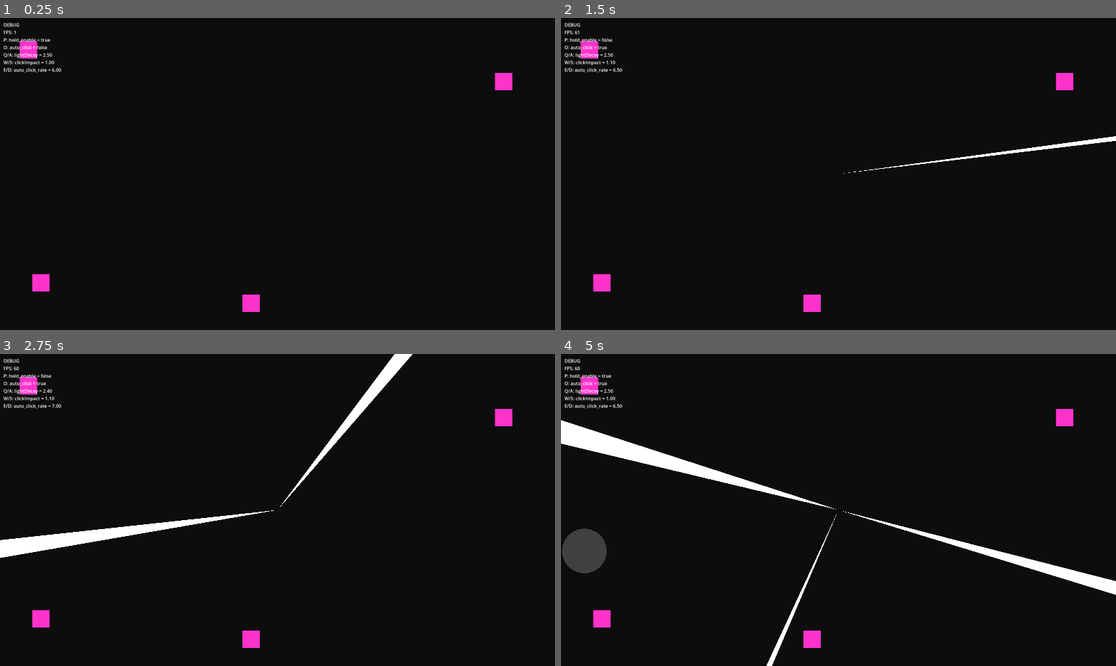
Above: before the commit, frames 1-4 (two rows, left to right).
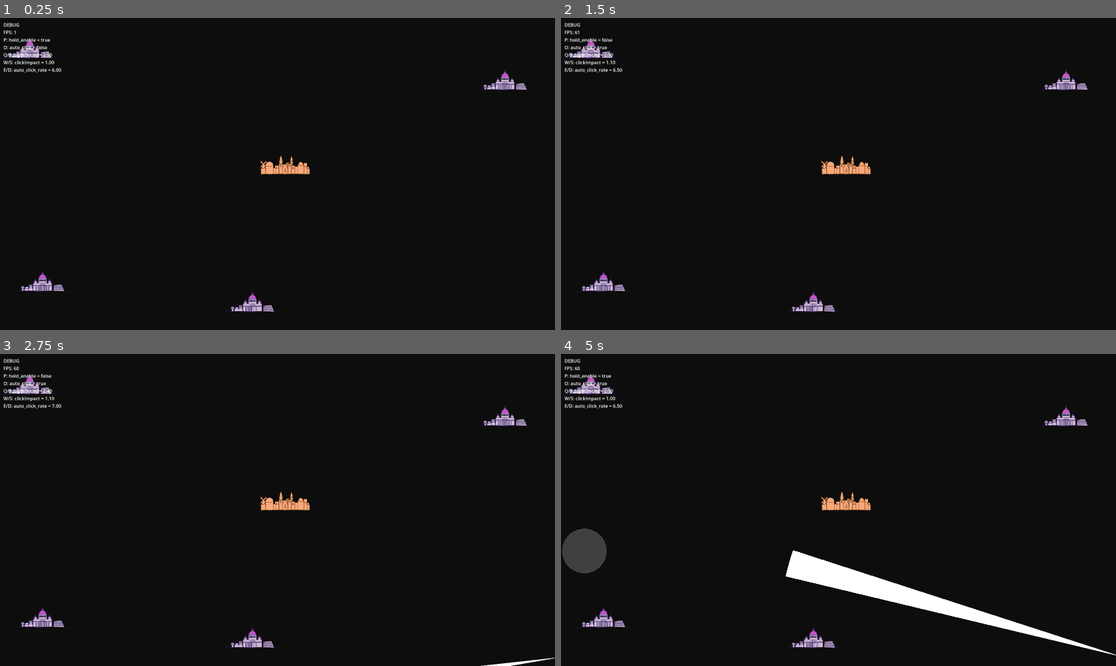
Above: after the commit, the same moments.

Repository: amirblum/OrHaolam-JLM2025
Game: Godot game, scene res://scenes/main/Main.tscn
Two runs of this game, one before a commit and one after it. Both use one fixed random seed, a clock stepped at 60 frames per second and the inputs below.
Inputs (mouse positions are in pixels of both pictures, inside the frame that each line leads up to):
- Up to frame 1 (0.25 s): no input
- Up to frame 2 (1.5 s): tap Enter at 0.5 s; move the mouse to (960, 158) at 0.52 s; hold D 0.53-1.28 s; tap P at 0.6 s; click (960, 158) at 0.67 s; tap Space at 0.77 s; move the mouse to (727, 189) at 1.27 s; hold S from 1.28 s (still down); tap O at 1.35 s
- Up to frame 3 (2.75 s): tap Space at 1.52 s; move the mouse to (333, 441) at 2.02 s; release S at 2.03 s; hold D from 2.03 s (still down); tap Q at 2.1 s
- Up to frame 4 (5 s): move the mouse to (810, 572) at 2.77 s; release D at 2.78 s; hold W 2.78-3.53 s; tap E at 2.85 s; click (810, 572) at 2.92 s; tap Space at 3.02, 3.77, 4.52 s; move the mouse to (1005, 556) at 3.52 s; hold A from 3.53 s (still down); tap T at 3.6 s; move the mouse to (672, 463) at 4.27 s; tap P at 4.35 s

The runs differ from the first frame. In frame 1, 1.4% of the frame differs, in the area x 0-96%, y 6-95%; in frame 2, 1.8%; in frame 3, 3.8%; in frame 4, 7.5%, in the area x 0-100%, y 6-100%.
Error after the commit: Invalid assignment of property or key 'color' with value of type 'Color' on a base object of type 'null instance'. (res://scenes/city/City.gd:45)

Commit message:
Added art assets to scenes

Diff:
--- a/scenes/city/City.tscn
+++ b/scenes/city/City.tscn
@@ -1,21 +1,11 @@
-[gd_scene load_steps=2 format=3 uid="uid://d3s05mucicfji"]
+[gd_scene load_steps=3 format=3 uid="uid://d3s05mucicfji"]
 
 [ext_resource type="Script" uid="uid://dmm8n0jgou47a" path="res://scenes/city/City.gd" id="1_city"]
+[ext_resource type="Texture2D" uid="uid://4tet7ny5n4n8" path="res://assets/mockups/rome_dark.png" id="2_4an6f"]
 
 [node name="City" type="Node2D"]
 script = ExtResource("1_city")
 
-[node name="Visual" type="ColorRect" parent="."]
-anchors_preset = 8
-anchor_left = 0.5
-anchor_top = 0.5
-anchor_right = 0.5
-anchor_bottom = 0.5
-offset_left = -30.0
-offset_top = -30.0
-offset_right = -10.0
-offset_bottom = -10.0
-grow_horizontal = 2
-grow_vertical = 2
-scale = Vector2(3, 3)
-color = Color(0.2, 0.2, 0.8, 1)
+[node name="Sprite2D" type="Sprite2D" parent="."]
+scale = Vector2(0.85, 0.85)
+texture = ExtResource("2_4an6f")
--- a/scenes/main/Main.tscn
+++ b/scenes/main/Main.tscn
@@ -9,6 +9,7 @@
 DEBUG = true
 
 [node name="Player" parent="." instance=ExtResource("2_player")]
+position = Vector2(984, 509)
 clickImpact = 1.0
 minClickDist = 4.0
 lightDecay = 2.5
--- a/scenes/person/Person.tscn
+++ b/scenes/person/Person.tscn
@@ -1,22 +1,13 @@
-[gd_scene load_steps=2 format=3 uid="uid://u5xrqfthhtgo"]
+[gd_scene load_steps=3 format=3 uid="uid://u5xrqfthhtgo"]
 
 [ext_resource type="Script" uid="uid://buhe673o0scuc" path="res://scenes/person/Person.gd" id="1_person"]
+[ext_resource type="Texture2D" uid="uid://l422o44kroh1" path="res://assets/mockups/person_dark.png" id="2_8slcl"]
 
 [node name="Person" type="Node2D"]
 script = ExtResource("1_person")
 drunkness = 1.0
 
-[node name="Visual" type="ColorRect" parent="."]
-anchors_preset = 8
-anchor_left = 0.5
-anchor_top = 0.5
-anchor_right = 0.5
-anchor_bottom = 0.5
-offset_left = -5.0
-offset_top = -20.0
-offset_right = 5.0
-offset_bottom = -10.0
-grow_horizontal = 2
-grow_vertical = 2
-scale = Vector2(1, 2)
-color = Color(0.2, 0.2, 0.8, 1)
+[node name="Sprite2D" type="Sprite2D" parent="."]
+position = Vector2(0, -11)
+scale = Vector2(0.265, 0.265)
+texture = ExtResource("2_8slcl")
--- a/scenes/player/Player.tscn
+++ b/scenes/player/Player.tscn
@@ -1,6 +1,10 @@
-[gd_scene load_steps=2 format=3 uid="uid://bva5bjssw887x"]
+[gd_scene load_steps=3 format=3 uid="uid://bva5bjssw887x"]
 
 [ext_resource type="Script" uid="uid://c61wnvlgekmxp" path="res://scenes/player/Player.gd" id="1_player"]
+[ext_resource type="Texture2D" uid="uid://b38o3w1rxwl32" path="res://assets/mockups/jerusalem.png" id="2_gfjak"]
 
 [node name="Player" type="Node2D"]
 script = ExtResource("1_player")
+
+[node name="Sprite2D" type="Sprite2D" parent="."]
+texture = ExtResource("2_gfjak")
Not shown: 1 places in scenes/main/Main.tscn that only renumber resources
